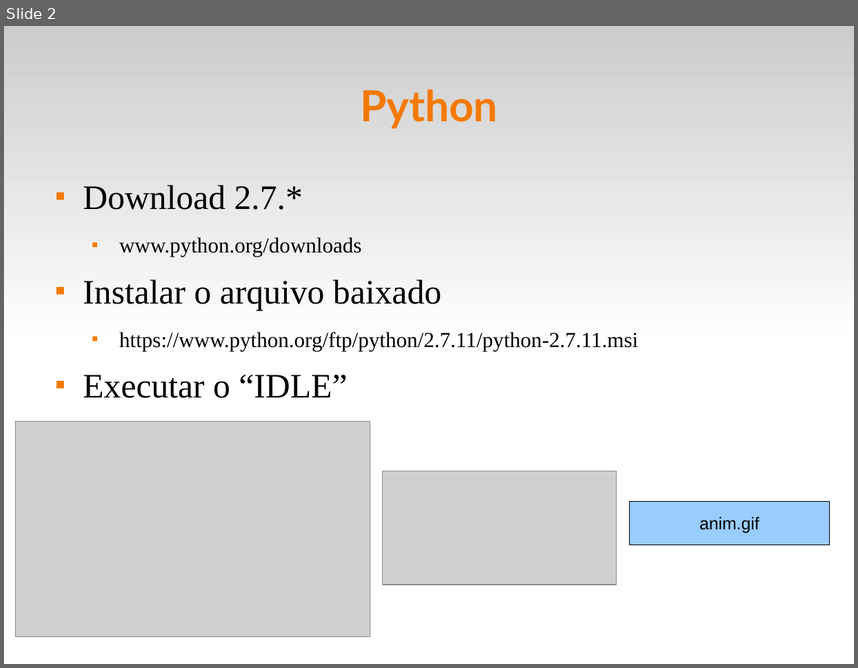
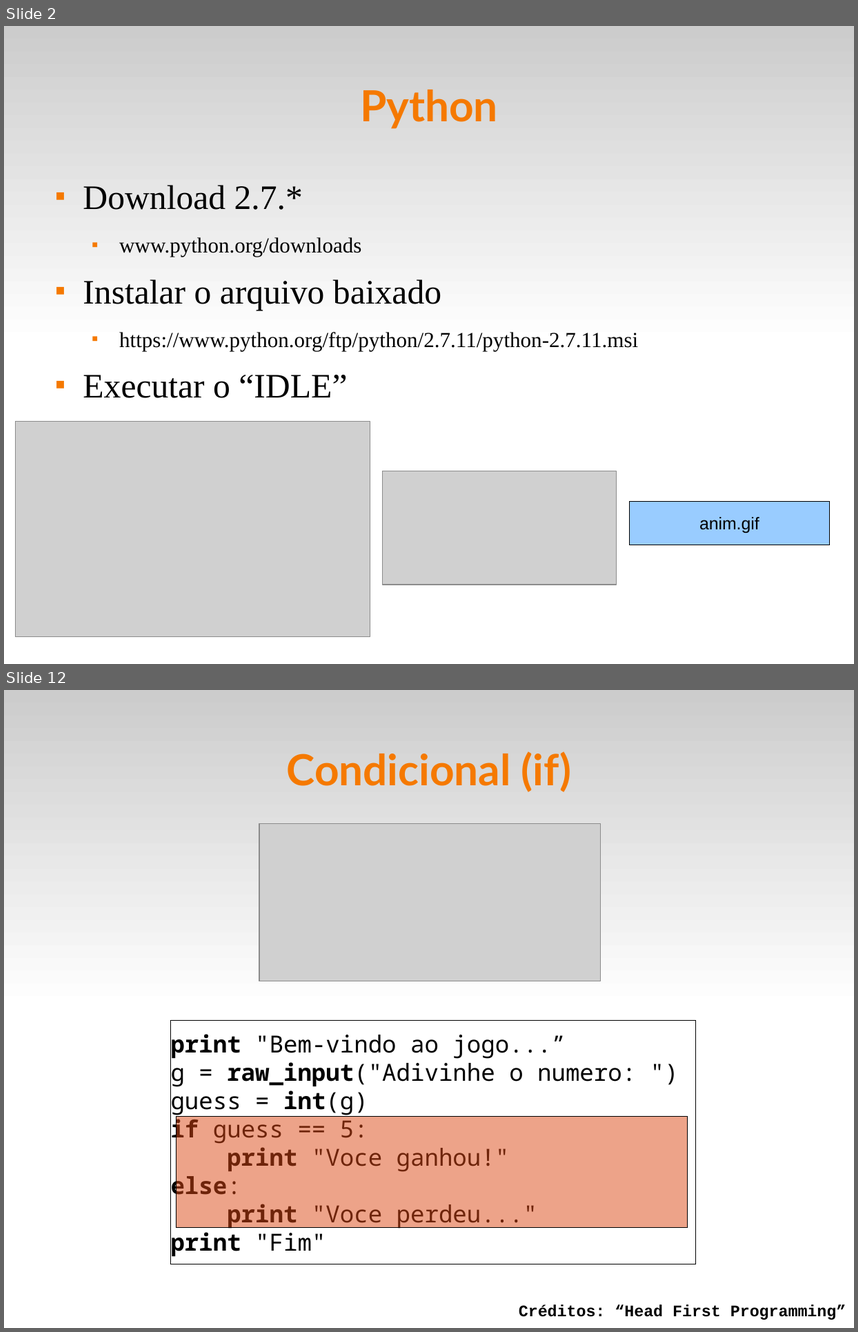
Before and after one commit to fsantanna-uerj/IPD, a slide deck: slides/ipd-02.odp. Shown one above the other, each under a label of ours: slide 2 before the commit, slides 2 and 12 after it; the slides between them are not shown. The pictures are 858x668 and 858x1332 pixels, drawn with LibreOffice and Linux fonts; fonts in the diff are those of the drawing; grey boxes stand for pictures. Boxes give left, top, right and bottom in pixels: in the first picture for what was removed or moved away, otherwise in the second. Text is boxed around its words. In the diff, an @@ line names an element or a change of style, - is before the commit and + after.

```diff
--- a/slides/ipd-02.odp
+++ b/slides/ipd-02.odp
@@ slide 12 added at bbox=[4, 690, 854, 1328], background #FFFFFF; not listed: 1 template element that a slide beside it also shows @@
@@ title added at bbox=[287, 751, 571, 792], 40 pt, text #F57900, bold @@
+Condicional (if)
@@ picture added at bbox=[259, 823, 601, 980] @@
@@ rectangle added at bbox=[170, 1020, 696, 1264], fill #FFFFFF, outline #000000 0 pt, 22 pt, text #000000 @@
+print "Bem-vindo ao jogo...”
+g = raw_input("Adivinhe o numero: ")
+guess = int(g)
+if guess == 5:
+print "Voce ganhou!"
+else:
+print "Voce perdeu..."
+print "Fim"
@@ rectangle added at bbox=[176, 1116, 688, 1227], fill #DD4814 at 50% opacity, outline #000000 0 pt @@
@@ text added at bbox=[519, 1304, 846, 1319], 15 pt, text #000000, bold @@
+Créditos: “Head First Programming”
```
Also in this commit, not shown: 10 other slides added, 10 other files.
